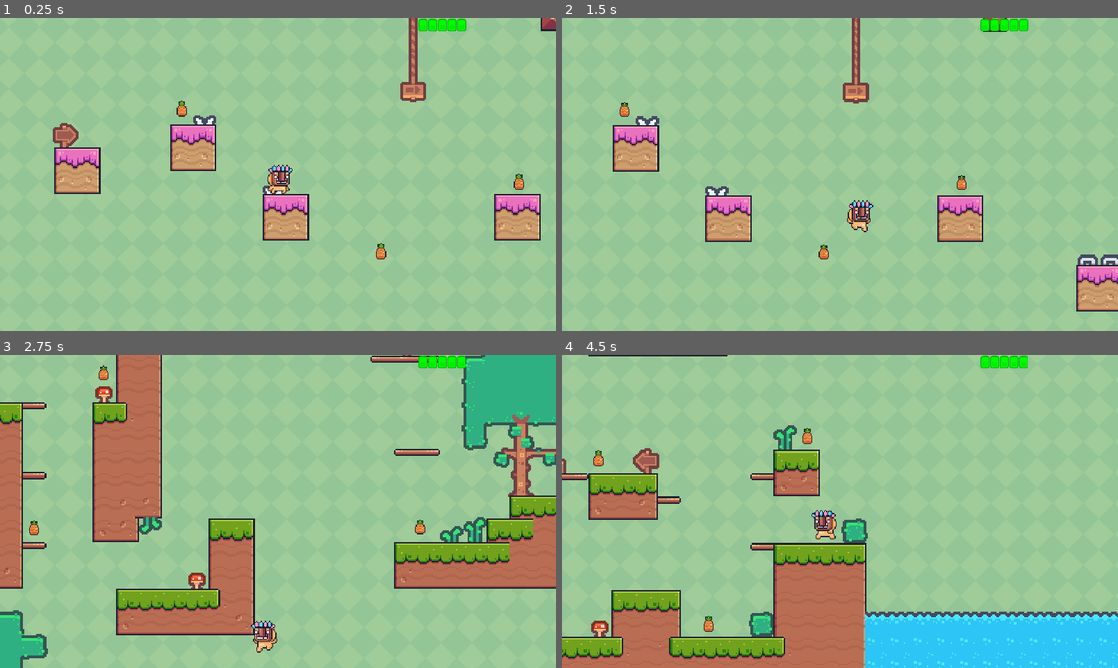
Above: before the commit, frames 1-4 (two rows, left to right).
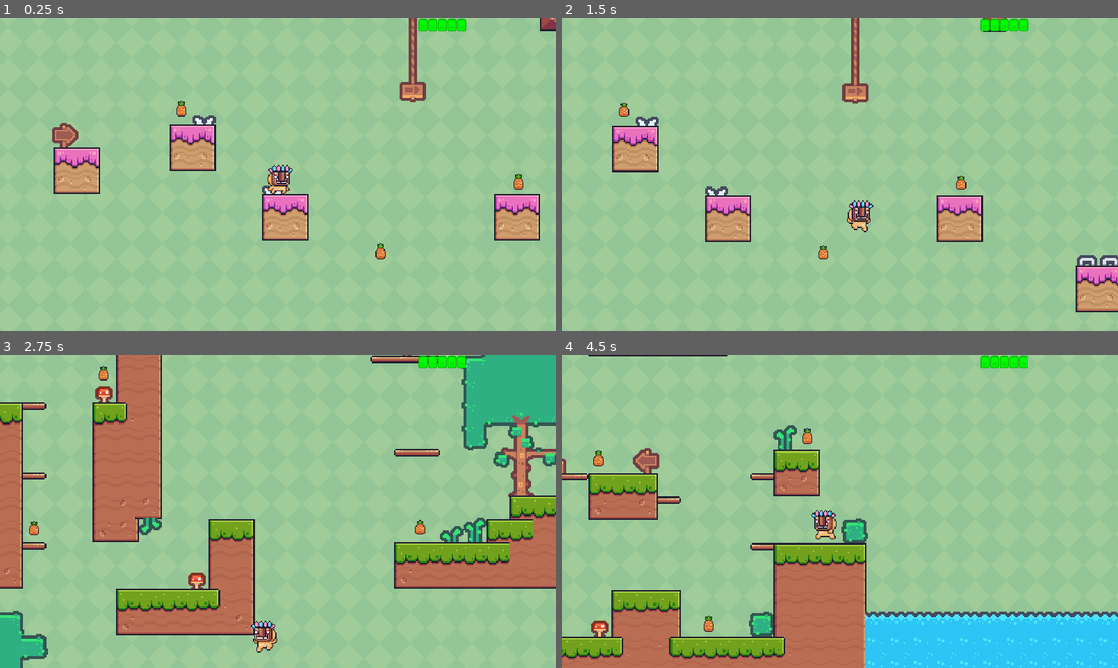
Above: after the commit, the same moments.

Repository: Intersmester-game-dev-imt/Renewables
Game: Godot game, scene res://main.tscn
Same seed, same stepped clock (60 frames per second), same inputs: the game is played once before the commit and once after it.
Inputs:
- Up to frame 1 (0.25 s): no input
- Up to frame 2 (1.5 s): hold Right (right) from 0.53 s (still down); tap E (interact) at 0.6, 1.35 s; tap Up (jump) at 0.77 s
- Up to frame 3 (2.75 s): tap Up (jump) at 1.52 s; release Right (right) at 2.03 s; hold Left (left) from 2.03 s (still down); tap E (interact) at 2.1 s
- Up to frame 4 (4.5 s): release Left (left) at 2.78 s; hold Right (right) 2.78-4.28 s; tap E (interact) at 2.85, 3.6, 4.35 s; tap Up (jump) at 3.02, 3.77 s; hold Left (left) from 4.28 s (still down)

The runs differ from the first frame. In frame 1, 0.7% of the frame differs, in the area x 9-100%, y 0-78%; in frame 2, 1.2%, in the area x 9-100%, y 0-94%; in frame 3, 1.0%; in frame 4, less than 0.1%.

Commit message:
update

Diff:
--- a/main.tscn
+++ b/main.tscn
@@ -1258,7 +1258,7 @@
 
 [node name="Character" parent="." instance=ExtResource("3_wo8iq")]
 z_index = 1
-position = Vector2(655.866, -1119.56)
+position = Vector2(656.866, -1119.56)
 
 [node name="Camera2D" type="Camera2D" parent="Character"]
 position = Vector2(1.3113e-06, -5.0962e-06)
